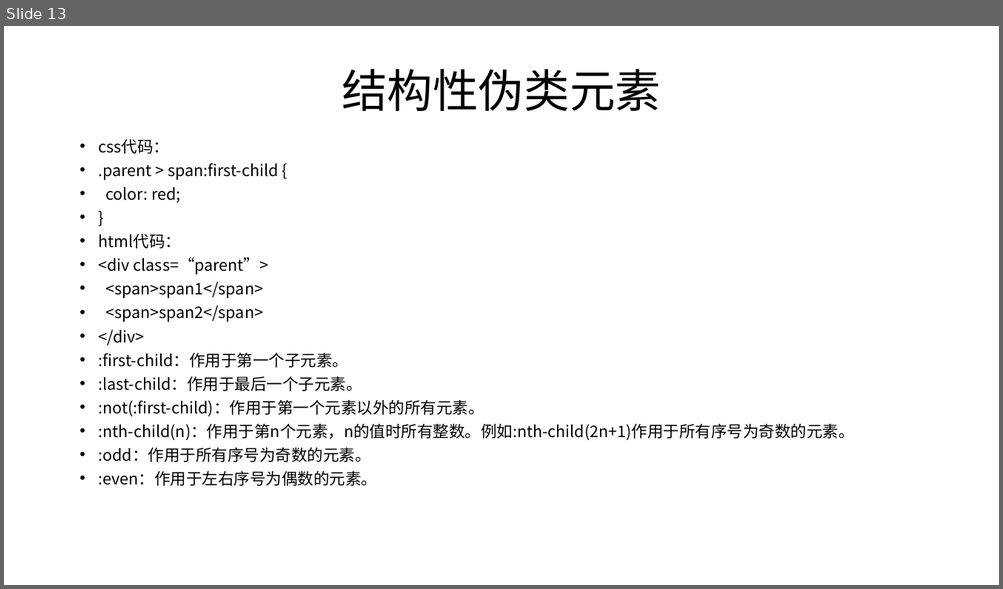
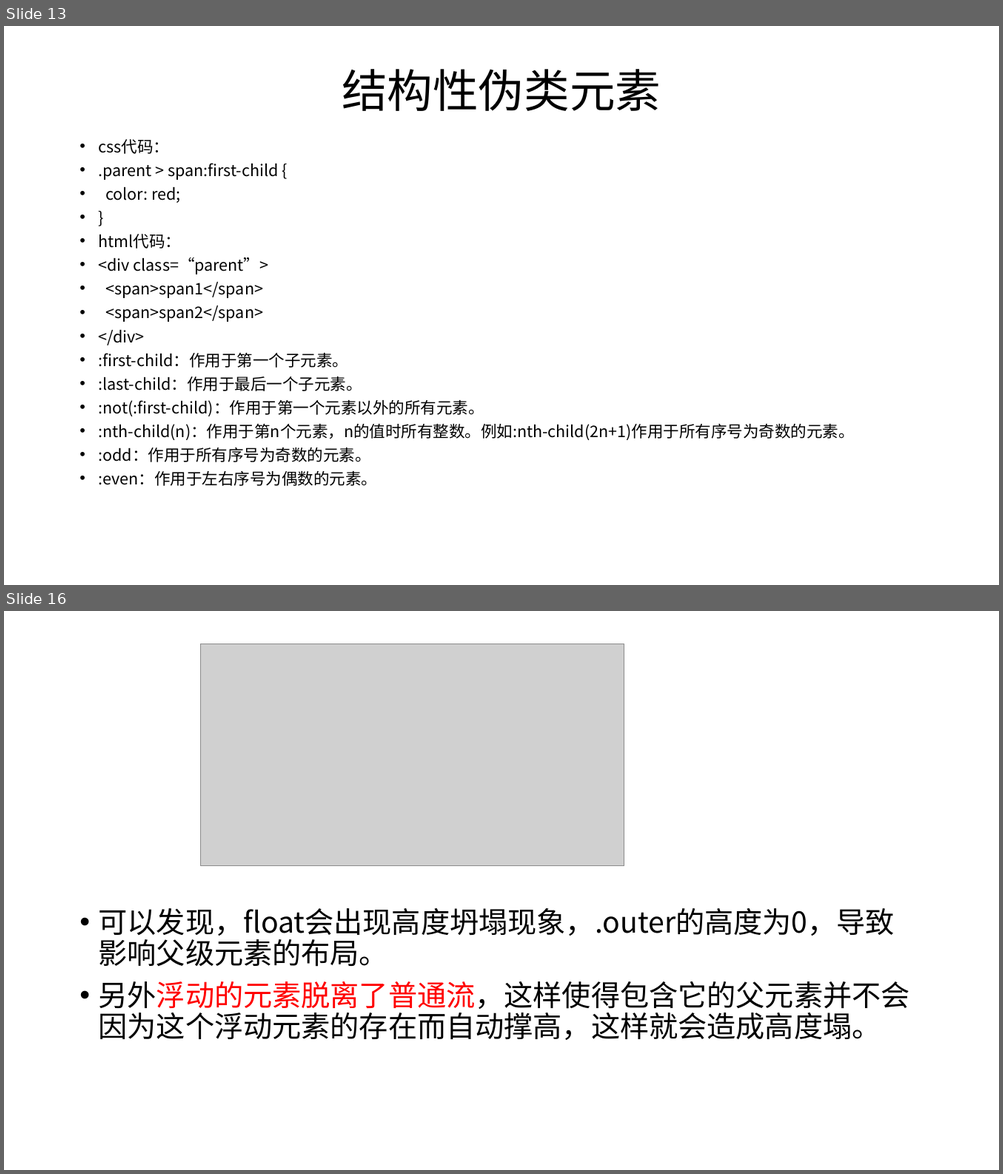
Before and after one commit to 1791317931/html-study, a slide deck: 材料/html/ppt/html-第五章.pptx. Shown one above the other, each under a label of ours: slide 13 before the commit, slides 13 and 16 after it; the slides between them are not shown. The pictures are 1003x589 and 1003x1174 pixels, drawn with LibreOffice and Linux fonts; fonts in the diff are those of the drawing; grey boxes stand for pictures. Boxes give left, top, right and bottom in pixels: in the first picture for what was removed or moved away, otherwise in the second. Text is boxed around its words. In the diff, an @@ line names an element or a change of style, - is before the commit and + after.

Commit message:
浮动与定位

```diff
--- a/材料/html/ppt/html-第五章.pptx
+++ b/材料/html/ppt/html-第五章.pptx
@@ slide 16 added at [4,611,999,1170], background #FFFFFF @@
@@ picture added at [200,644,624,866] @@
@@ text added at [99,908,910,1040], 28 pt, text #000000 @@
+• 可以发现，float会出现高度坍塌现象，.outer的高度为0，导致影响父级元素的布局。
+• 另外浮动的元素脱离了普通流，这样使得包含它的父元素并不会因为这个浮动元素的存在而自动撑高，这样就会造成高度塌。
```
Also in this commit, not shown: 6 other slides added.
